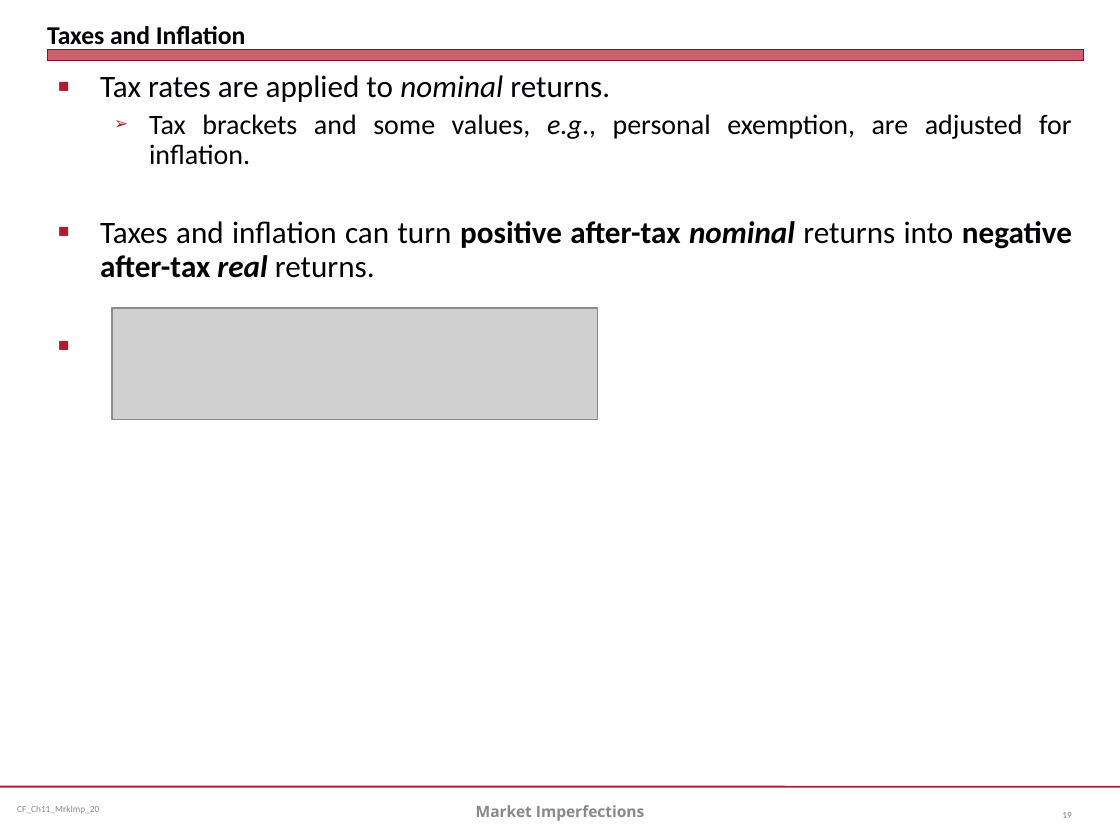
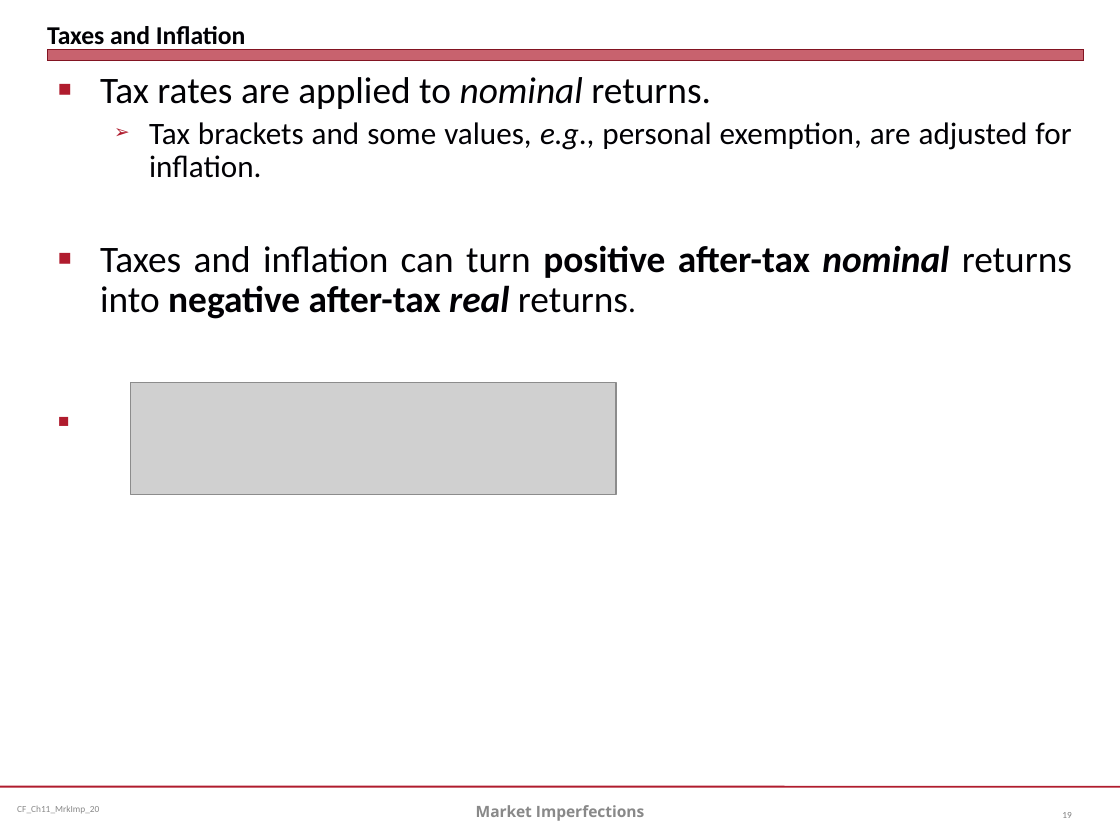
Before and after one commit to jmc877/Corporate-Finance, a slide deck: slide 19 of slides/CF_Ch11_MrkImp_20.pptx. Drawn at 1120x840 pixels with LibreOffice and Linux fonts; fonts in the diff are those of the drawing; grey boxes stand for pictures. Boxes give left, top, right and bottom in pixels: in the first picture for what was removed or moved away, otherwise in the second. Text is boxed around its words. In the diff, an @@ line names an element or a change of style, - is before the commit and + after.

```diff
--- a/slides/CF_Ch11_MrkImp_20.pptx
+++ b/slides/CF_Ch11_MrkImp_20.pptx
@@ text "Tax rates are applied to ..." at box(100, 77, 1072, 319): size 20 to 24 pt in "Tax rates are applied to nominal returns.", "Taxes and inflation can turn positive after-tax ..."; size 18 to 20 pt in "Tax brackets and some values, e.g., personal ..." @@
@@ picture removed at box(112, 308, 597, 420) @@
@@ picture added at box(131, 383, 616, 495) @@
```
Also in this commit, not shown: 8 other slides changed, 1 slide added, 1 slide removed, 4 other files.
